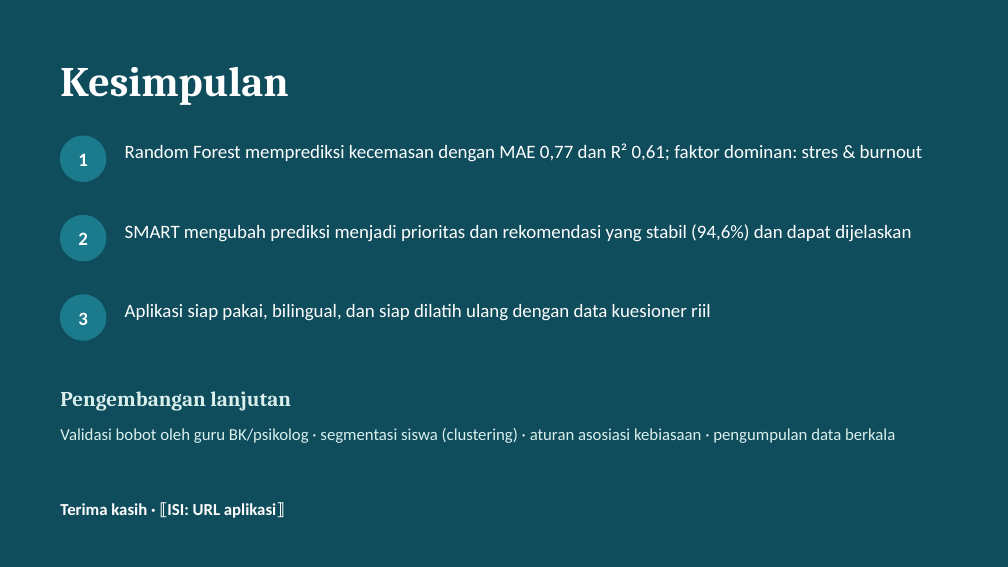
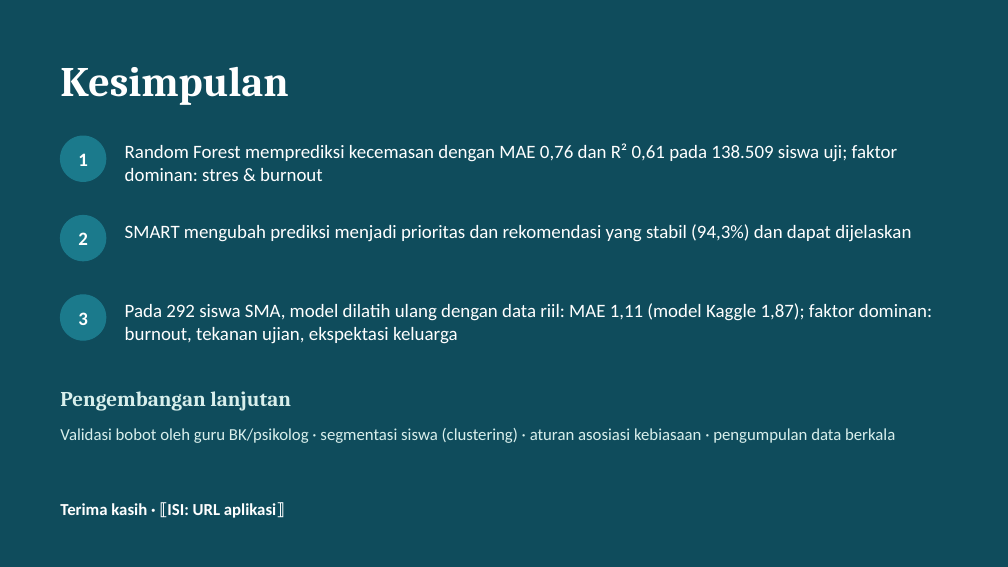
Before and after one commit to UKRIDA-Developer-Team/SIMBULL-SMART, a slide deck: slide 13 of deliverables/ppt/Presentasi-SPK-SMART-Kecemasan.pptx. Drawn at 1008x567 pixels with LibreOffice and Linux fonts; fonts in the diff are those of the drawing. Boxes give left, top, right and bottom in pixels: in the first picture for what was removed or moved away, otherwise in the second. Text is boxed around its words. In the diff, an @@ line names an element or a change of style, - is before the commit and + after.

Commit message:
docs: CRISP-DM report, slides and PKM with Kaggle and real-data results
- Data Understanding: full 1M-row description and the real questionnaire
  statistics, correlations and reliability.
- Data Preparation: age cleaning, 80/20 split, outlier check, real-data row
  counts, form-version pooling and the family_talk decision.
- Modeling and Evaluation: tuned forest, algorithm comparison, R2 ceiling,
  retraining strategies on real data, SMART results and fairness on real
  students. No synthetic data remains in the reports.
- Rebuilt Laporan-Teknis-Data-Mining.docx, the presentation and the PKM
  proposal.

```diff
--- a/deliverables/ppt/Presentasi-SPK-SMART-Kecemasan.pptx
+++ b/deliverables/ppt/Presentasi-SPK-SMART-Kecemasan.pptx
@@ text at box(125, 143, 898, 181): text changed @@
-Random Forest memprediksi kecemasan dengan MAE 0,77 dan R² 0,61; faktor dominan: stres & burnout
+Random Forest memprediksi kecemasan dengan MAE 0,76 dan R² 0,61 pada 138.509 siswa uji; faktor dominan: stres & burnout
@@ text at box(125, 224, 911, 242): text changed @@
-SMART mengubah prediksi menjadi prioritas dan rekomendasi yang stabil (94,6%) dan dapat dijelaskan
+SMART mengubah prediksi menjadi prioritas dan rekomendasi yang stabil (94,3%) dan dapat dijelaskan
@@ text at box(125, 303, 932, 344): text changed @@
-Aplikasi siap pakai, bilingual, dan siap dilatih ulang dengan data kuesioner riil
+Pada 292 siswa SMA, model dilatih ulang dengan data riil: MAE 1,11 (model Kaggle 1,87); faktor dominan: burnout, tekanan ujian, ekspektasi keluarga
```
Also in this commit, not shown: 7 other slides changed, 14 other files.
